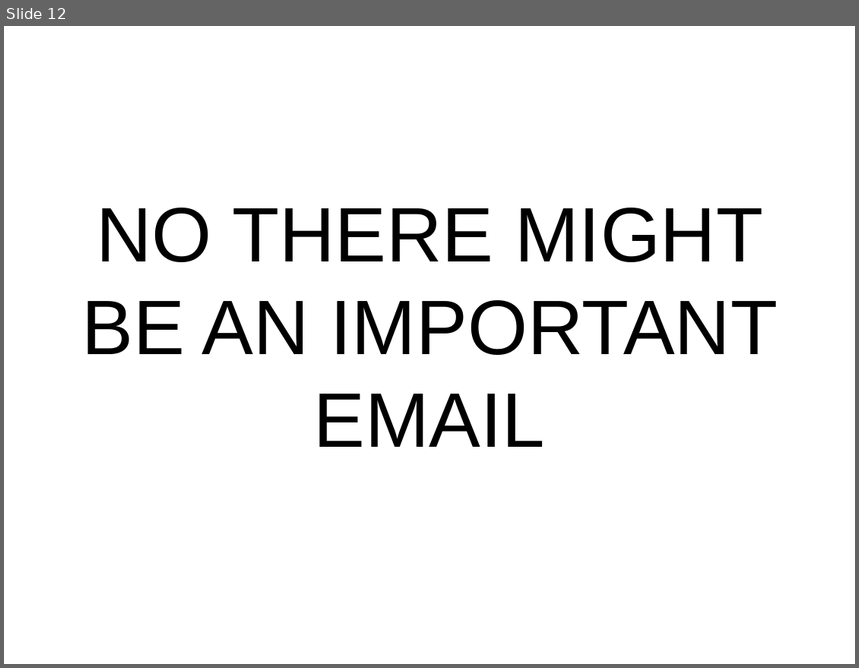
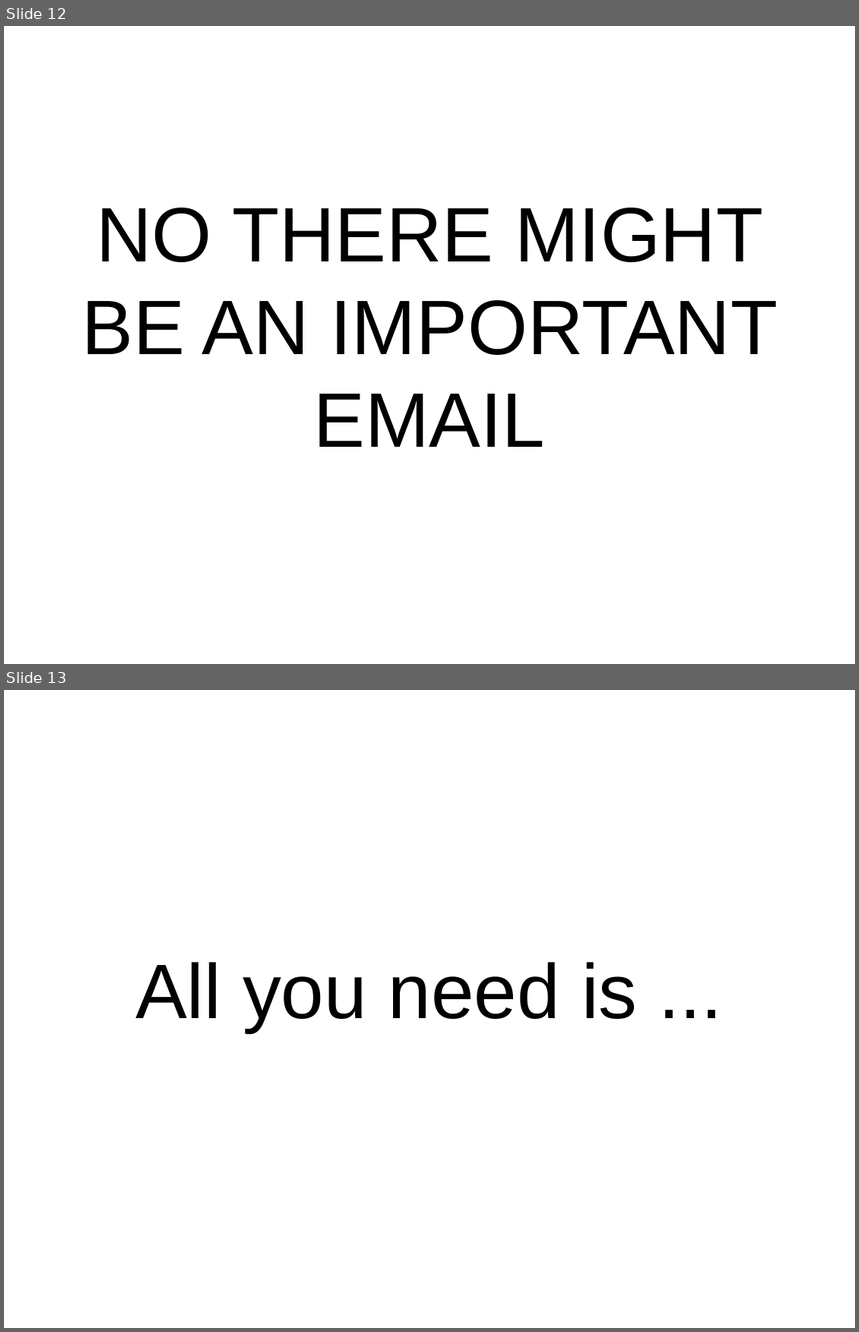
Before and after one commit to setitesuk/presentations, a slide deck: pomodoro_lightning_talk.odp. Shown one above the other, each under a label of ours: slide 12 before the commit, slides 12 and 13 after it. The pictures are 859x668 and 859x1332 pixels, drawn with LibreOffice and Linux fonts; fonts in the diff are those of the drawing. Boxes give left, top, right and bottom in pixels: in the first picture for what was removed or moved away, otherwise in the second. Text is boxed around its words. In the diff, an @@ line names an element or a change of style, - is before the commit and + after.

```diff
--- a/pomodoro_lightning_talk.odp
+++ b/pomodoro_lightning_talk.odp
@@ slide 13 added at [4,690,855,1328], background #FFFFFF @@
@@ subtitle added at [135,962,637,1033], 72 pt, text #000000 @@
+All you need is ...
```
Also in this commit, not shown: 1 slide changed, 12 other slides added.
